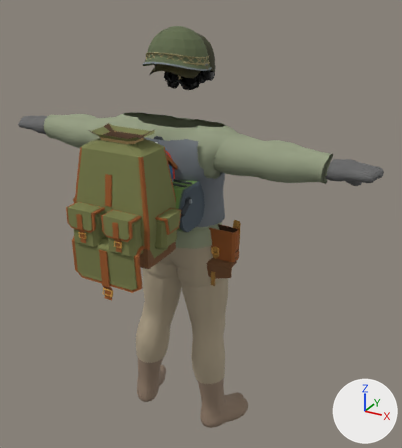
Before and after pictures for a commit that changed the glTF model public/assets/models/chr/chr_body_a_parts.glb.
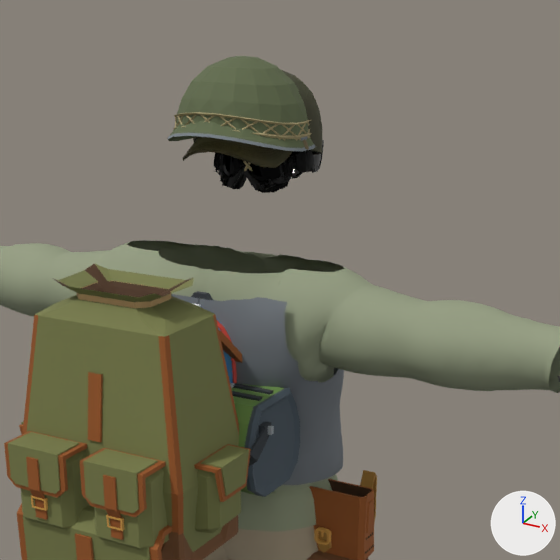
Each version appears first whole from a 50 mm camera at (1.183, -1.952, 2.018) aimed at (0.13, -0.037, 1.06), and next in a close-up on the part from 16% to 81% of the width and 0% to 58% of the height. Every picture has the same lights, and +X, +Y and +Z are marked at lower right. The last two pictures show the newer version. Vertices at exactly the same position are counted once.

In view in the first close-up: 'part_backpack_hiking', 'part_backpack_kit', 'part_cap', 'part_goggles', 'part_helmet_steel', 'part_jacket', 'part_pants', 'part_satchel', 'part_vest' and 2 more.
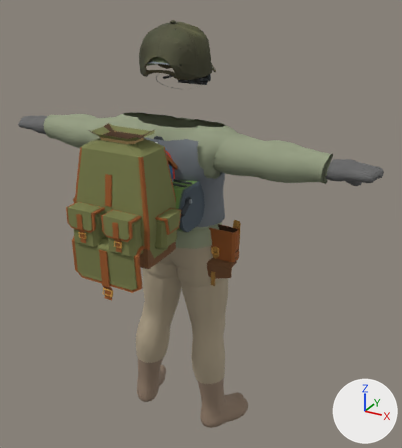
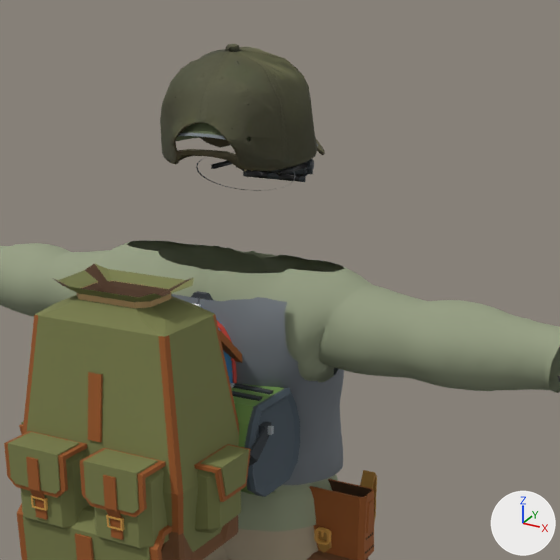
Patch to the scene script:
```diff
--- a/public/assets/models/chr/chr_body_a_parts.glb.py
+++ b/public/assets/models/chr/chr_body_a_parts.glb.py
@@ mat_m_goggle @@
+mat_m_goggle = principled_material('m_goggle')
+mat_m_goggle.base_color = (0.05, 0.06, 0.07)  # dark grey #3f454b
+mat_m_goggle.roughness = 0.3
@@ me_part_cap @@
 # used by ob_part_cap; location = (0.0, 0.0, 0.0)
-me_part_cap.from_pydata(...)  # 2746 vertices, 3496 faces; spans x -0.132..0.132, y -0.102..0.168, z 1.667..1.842
+me_part_cap.from_pydata(...)  # 2745 vertices, 3496 faces; spans x -0.155..0.155, y -0.138..0.18, z 1.669..1.875
+# me_part_cap part 1: the loose piece of 1440 vertices spanning x -0.131..0.131, y -0.101..0.168, z 1.668..1.842 is rebuilt with 1275 vertices and now spans x -0.155..0.155, y -0.138..0.18, z 1.669..1.875
+# me_part_cap part 2: 1 vertex moved within x -0.122, y 0.037, z 1.705; 1275 vertices removed from x -0.132..0.132, y -0.102..0.168, z 1.667..1.842; 1443 vertices added at x -0.154..0.154, y -0.138..0.179, z 1.669..1.874
+# other edits to the shape of me_part_cap do not show in these pictures
 me_part_cap.materials.append(mat_material_0_001)
@@ me_part_goggles @@
 # used by ob_part_goggles; location = (0.0, 0.0, 0.0)
-me_part_goggles.from_pydata(...)  # 4120 vertices, 3254 faces; spans x -0.1..0.1, y -0.001..0.189, z 1.607..1.712
-me_part_goggles.materials.append(mat_material_0_004)
+me_part_goggles.from_pydata(...)  # 152 vertices, 240 faces; spans x -0.108..0.108, y 0.01..0.149, z 1.612..1.68
+# me_part_goggles part 3: 306 loose pieces with 4070 vertices, spanning x -0.1..0.1, y -0.001..0.189, z 1.607..1.712, are deleted
+# me_part_goggles part 4: 49 vertices removed from x -0.084..0.074, y 0.003..0.048, z 1.615..1.696; 56 vertices added at x -0.108..0.108, y 0.01..0.015, z 1.612..1.68
+# me_part_goggles part 5: 96 vertices added at x -0.085..0.085, y 0.11..0.149, z 1.616..1.676
+# other edits to the shape of me_part_goggles do not show in these pictures
+me_part_goggles.materials.append(mat_m_goggle)  # dark grey #3f454b
```

Boxes (x1, y1, x2, y2) around the edits, measured in the close-ups (560 x 560 px; the box of a moved part takes in the faces that stretch with it):
'part_cap', reshaped
    before: (183, 70, 322, 168)
    after: (160, 44, 325, 171)
'part_goggles', reshaped
    before: (214, 150, 315, 193)
    after: (196, 152, 314, 191)
part 1 of me_part_cap, rebuilt (mostly hidden before)
    before: (185, 71, 322, 167)
    after: (160, 44, 325, 171)
part 2 of me_part_cap, moved or reshaped
    before: (183, 70, 322, 168)
    after: (164, 44, 324, 170)
part 3 of me_part_goggles, deleted
    before: (214, 150, 315, 193)
part 4 of me_part_goggles, moved or reshaped (not visible before)
    after: (196, 152, 296, 191)
part 5 of me_part_goggles, added
    after: (236, 159, 314, 182)
'part_helmet_steel', unchanged, covered by the edit
    before: (168, 56, 315, 171)
    after: (176, 123, 318, 171)
